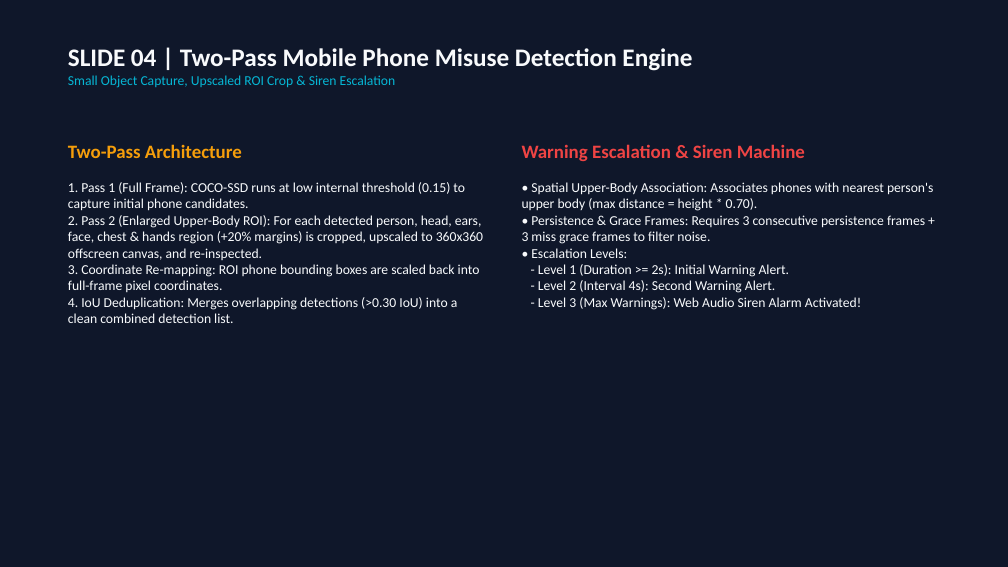
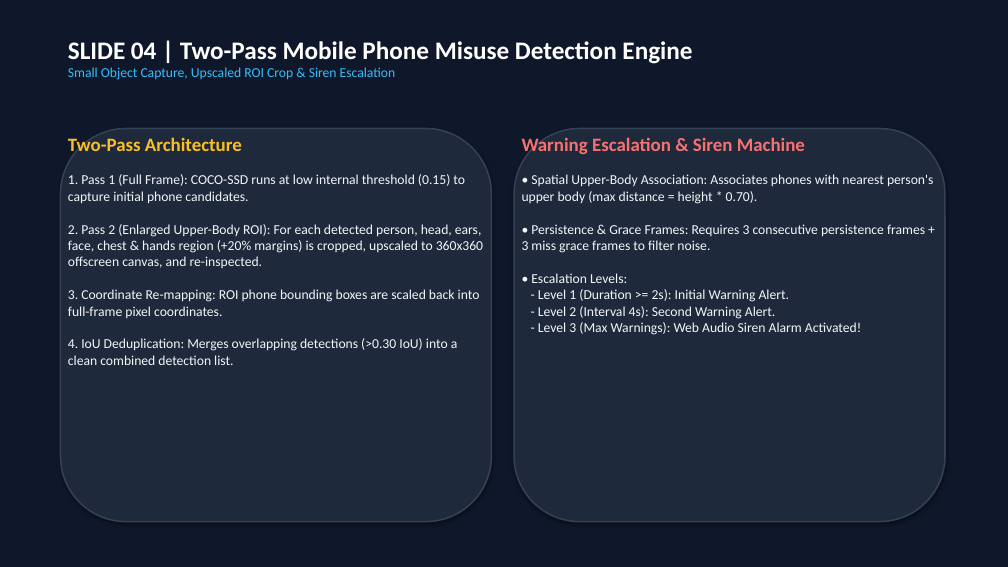
Before and after one commit to Shiv-Kumar005023/IGL, a slide deck: slide 4 of docs_and_reports/IGL_VisionGuard_AI_Presentation.pptx. Drawn at 1008x567 pixels with LibreOffice and Linux fonts; fonts in the diff are those of the drawing. Boxes give left, top, right and bottom in pixels: in the first picture for what was removed or moved away, otherwise in the second. Text is boxed around its words. In the diff, an @@ line names an element or a change of style, - is before the commit and + after.

Commit message:
Update PowerPoint PPTX text colors to ultra-bright high-contrast white, cyan, and light slate across all 14 slides

```diff
--- a/docs_and_reports/IGL_VisionGuard_AI_Presentation.pptx
+++ b/docs_and_reports/IGL_VisionGuard_AI_Presentation.pptx
@@ text "SLIDE 04 | Two-Pass Mobile ...": place and size @@
-text "SLIDE 04 | Two-Pass Mobile ..." at bbox=[68, 48, 692, 88]
+text "SLIDE 04 | Two-Pass Mobile ..." at bbox=[68, 41, 692, 80]
@@ text "SLIDE 04 | Two-Pass Mobile ..." at bbox=[68, 41, 692, 80]: text colour #F8FAFC to #FFFFFF in "SLIDE 04 | Two-Pass Mobile Phone Misuse ..."; text colour #06B6D4 to #38BDF8 in "Small Object Capture, Upscaled ROI Crop & ..." @@
@@ text "Two-Pass Architecture": place and size @@
-text "Two-Pass Architecture" at bbox=[68, 144, 483, 323]
+text "Two-Pass Architecture" at bbox=[68, 137, 483, 365]
@@ text "Two-Pass Architecture" at bbox=[68, 137, 483, 365]: text colour #F59E0B to #FBBF24 in "Two-Pass Architecture"; text colour #F8FAFC to #F1F5F9 @@
@@ rounded rectangle added at bbox=[60, 129, 492, 522], fill #1E293B, outline #334155 1.5 pt @@
@@ text "Warning Escalation & Siren Machine": place and size @@
-text "Warning Escalation & Siren Machine" at bbox=[522, 144, 933, 310]
+text "Warning Escalation & Siren Machine" at bbox=[522, 137, 933, 335]
@@ text "Warning Escalation & Siren Machine" at bbox=[522, 137, 933, 335]: text colour #EF4444 to #F87171 in "Warning Escalation & Siren Machine"; text colour #F8FAFC to #F1F5F9 @@
@@ rounded rectangle added at bbox=[514, 129, 945, 522], fill #1E293B, outline #334155 1.5 pt @@
```
Also in this commit, not shown: 13 other slides changed.
